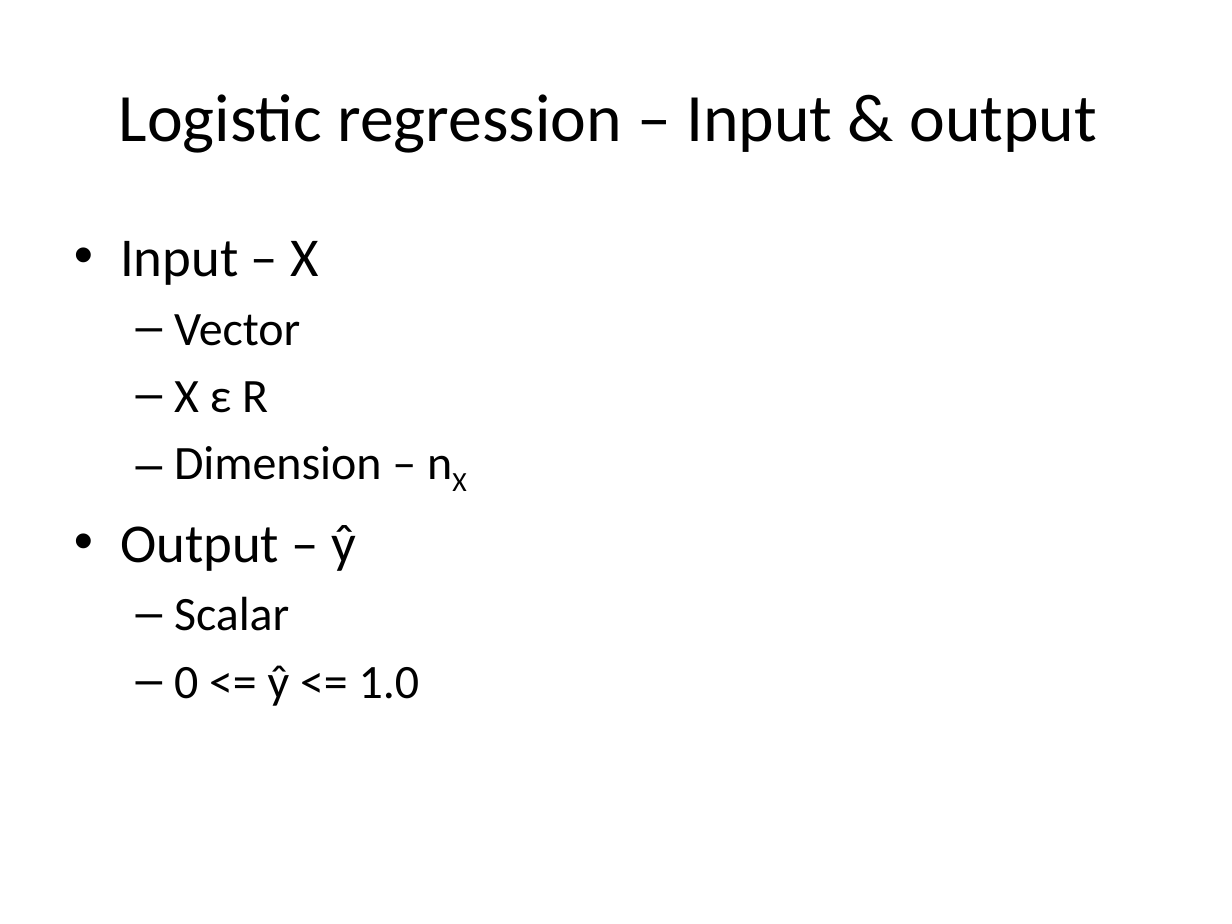
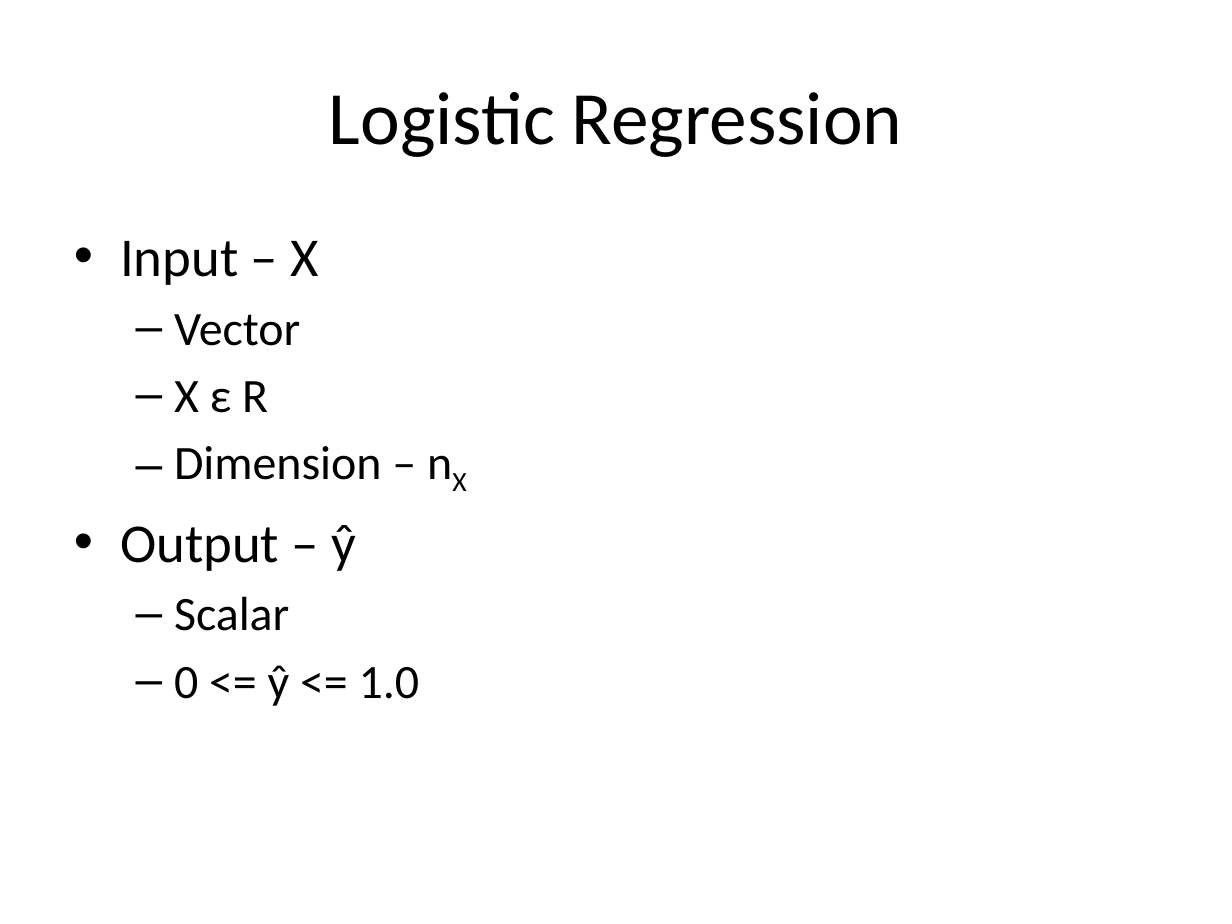
Before and after one commit to look4pritam/ArtificialIntelligence, a slide deck: slide 6 of ArtificialNeuralNetwork/ArtificialNeuralNetwork.pptx (slide 7 before the commit). Drawn at 1232x924 pixels with LibreOffice and Linux fonts; fonts in the diff are those of the drawing. Boxes give left, top, right and bottom in pixels: in the first picture for what was removed or moved away, otherwise in the second. Text is boxed around its words. In the diff, an @@ line names an element or a change of style, - is before the commit and + after.

```diff
--- a/ArtificialNeuralNetwork/ArtificialNeuralNetwork.pptx
+++ b/ArtificialNeuralNetwork/ArtificialNeuralNetwork.pptx
@@ title at [329, 92, 902, 157]: text changed; size 39.6 to 44 pt @@
-Logistic regression – Input & output
+Logistic Regression
```
Also in this commit, not shown: 9 other slides changed, 1 slide removed.
